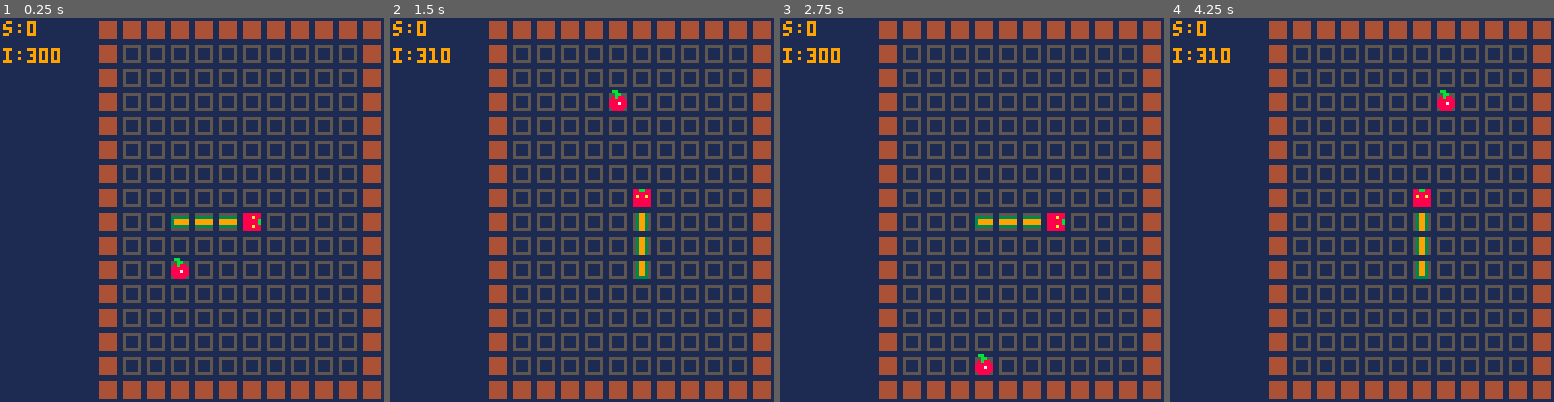
Above: before the commit, frames 1-4 (left to right).
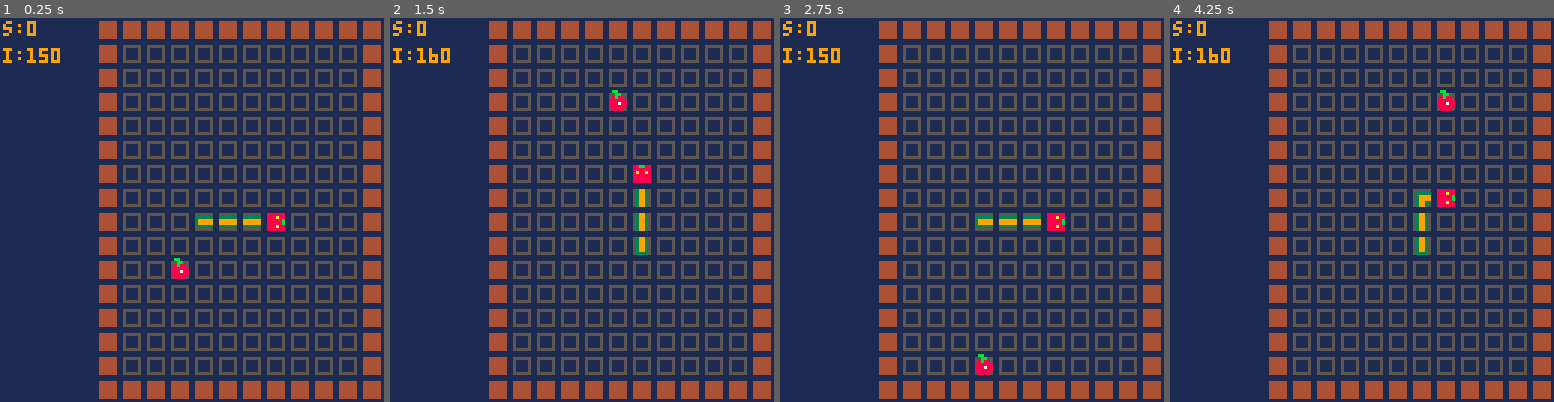
Above: after the commit, the same moments.

Repository: AriJalk/pico8-learning-snake
Game: PICO-8 cartridge snake.p8
The game is run twice, just before and just after one commit, with the same random seed, the same clock (stepped at 60 frames per second) and the same inputs.
Inputs:
- Up to frame 1 (0.25 s): no input
- Up to frame 2 (1.5 s): tap X (X key) at 0.33, 1.07 s; tap O (Z key) at 0.7 s
- Up to frame 3 (2.75 s): hold Right 1.6-2.1 s; tap O (Z key) at 1.7, 2.1, 2.5 s; tap X (X key) at 1.85 s; hold Up 2.15-2.42 s; hold Right from 2.47 s (still down)
- Up to frame 4 (4.25 s): tap O (Z key) every 0.4 s from 2.9 to 4.1 s; tap X (X key) at 2.97, 4.08 s; release Right at 3.03 s; hold Left 3.08-3.58 s; hold Down 3.63-3.97 s; hold Right from 4.02 s (still down)

The runs differ from the first frame. In frame 1, 0.7% of the frame differs, in the area x 7-75%, y 7-56%; in frame 2, 0.7%, in the area x 7-68%, y 7-68%; in frame 3, less than 0.1%; in frame 4, 0.7%.

Commit message:
Added gifs to repo

Diff:
--- a/snake.p8
+++ b/snake.p8
@@ -62,15 +62,19 @@
 segment_size={x=tile_num.x/segment_num.x,y=tile_num.y/segment_num.y}
 
 --loop variables
-tick_rate = 300
-last_tick = 0
-dec_value=5
+initial_tick_rate=150
+tick_rate=nil
+last_tick=0
+initial_dec_value=1
+dec_value=nil
+
 
 
 function _init()
 	dir_buffer={}
 	is_game_running=true
- tick_rate=300
+ tick_rate=initial_tick_rate
+ dec_value=initial_dec_value
  last_tick=0
  snake_size=4
  snake_pos={}
@@ -328,6 +332,7 @@
 		score+=1
 		--speed up
  	tick_rate=max(0,tick_rate-dec_value)
+ 	dec_value+=0.1
 	end
 	--update body inward
 	for cell=snake_size,2,-1 do
Not shown, added: .gitattributes
Not shown, added: gifs/snake_0.gif
Not shown, added: gifs/snake_15.gif
Not shown, added: gifs/snake_16.gif
Not shown, added: gifs/snake_4.gif
Not shown, added: gifs/snake_5.gif
